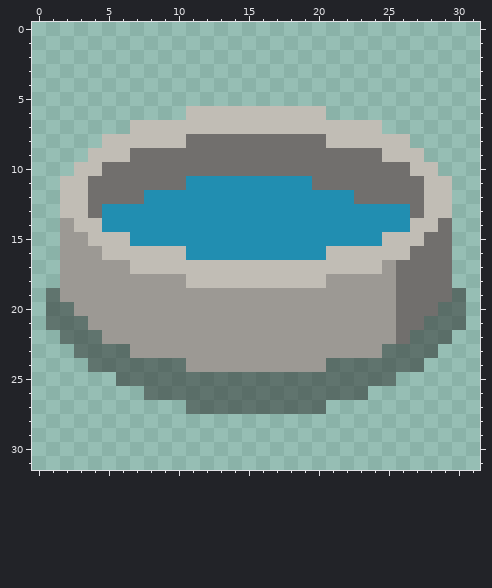
Two versions of one pixel-art sprite, _Data/LevelObject/Well.png. The first picture shows the starting point.
The file is 32x32 pixels.
Once edited:
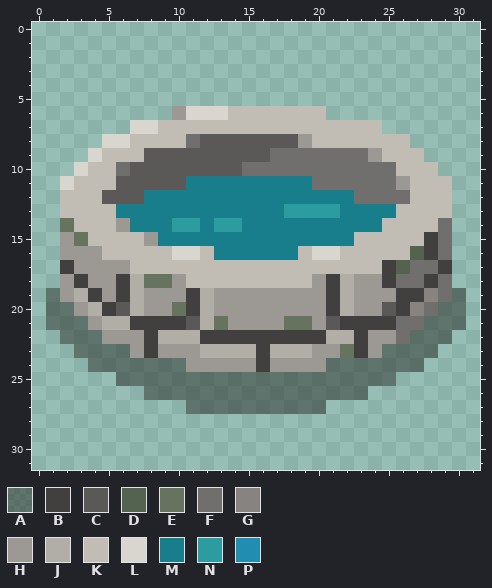
Palette (. is transparent): A #2b2b2880  B #41403f  C #5a5957  D #53634f  E #65735f  F #716f6d  G #868380  H #9c9994  J #b1aea8  K #c1bdb5  L #d9d6cf  M #187e8c  N #2c9ca1  P #218eb1
The edit:
Colour F becomes colour B in rows 15 to 16 at x 28; in row 17 at x 29; in row 18 at x 28; in row 19 at x 26 to 27; in row 20 at x 26.
Colour H becomes colour B in row 17 at x 2 and 25; in row 18 at x 3, 6, 21 and 25; in row 19 at x 4, 6, 11 and 21; in row 20 at x 5, 11 and 21; in row 21 at x 7 to 10 and 22 to 25; in row 22 at x 8, 12 to 20 and 23.
Colour H becomes colour B in row 23 at x 8, 16 and 23; in row 24 at x 16.
Colour F becomes colour C in row 8 at x 12 to 18; in row 9 at x 8 to 16; in row 10 at x 7 to 14; in row 11 at x 6 to 10; in row 12 at x 5 to 7.
Colour H becomes colour C in row 20 at x 6 and 25; in row 21 at x 11 and 21.
Colour F becomes colour D in row 16 at x 27; in row 17 at x 26.
Colour H becomes colour E in row 14 at x 2; in row 15 at x 3; in row 18 at x 8 to 9; in row 20 at x 10; in row 21 at x 13 and 18 to 19; in row 23 at x 22.
Colour F becomes colour G in row 19 at x 28; in row 20 at x 27.
The author put colour H in row 6 at x 10.
Colour F becomes colour H in row 8 at x 19; in row 9 at x 24; in row 11 at x 26.
Colour K becomes colour H in row 18 at x 20.
Colour P becomes colour H in row 14 at x 6; in row 15 at x 8.
Colour H becomes colour J in row 18 at x 7 and 22; in row 19 at x 3, 7, 12 and 22; in row 20 at x 4, 7, 12 and 22; in row 21 at x 5 to 6 and 12; in row 22 at x 9 to 11 and 21 to 22; in row 23 at x 12 to 15 and 17 to 19.
Colour F becomes colour K in row 8 at x 20; in row 9 at x 7; in row 10 at x 5 and 26; in row 11 at x 4 to 5 and 27; in rows 12 to 13 at x 4 and 27.
Colour P becomes colour K in row 13 at x 5 and 26; in row 14 at x 5 and 25 to 26; in row 15 at x 7 and 23 to 24; in row 16 at x 12 and 19.
Colour K becomes colour L in row 6 at x 11 to 13; in row 7 at x 7 to 8; in row 8 at x 5 to 6; in row 9 at x 4; in row 10 at x 3; in row 11 at x 2.
Colour K becomes colour L in row 16 at x 10 and 21.
Colour P becomes colour L in row 16 at x 11 and 20.
Colour P becomes colour M in row 11 at x 11 to 19; in row 12 at x 8 to 22; in row 13 at x 6 to 17 and 22 to 25; in row 14 at x 7 to 9, 12 and 15 to 24; in row 15 at x 9 to 22; in row 16 at x 13 to 18.
Colour P becomes colour N in row 13 at x 18 to 21; in row 14 at x 10 to 11 and 13 to 14.
Changed places in both pictures, as pixel boxes (x1, y1, x2, y2):
changed: (60, 106, 452, 372)
